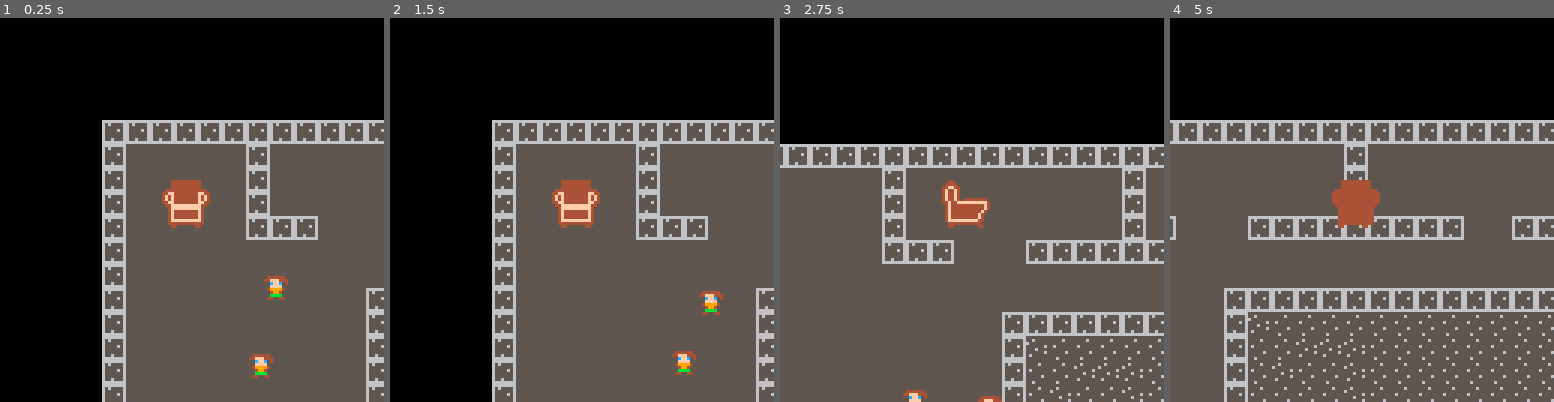
Above: before the commit, frames 1-4 (left to right).
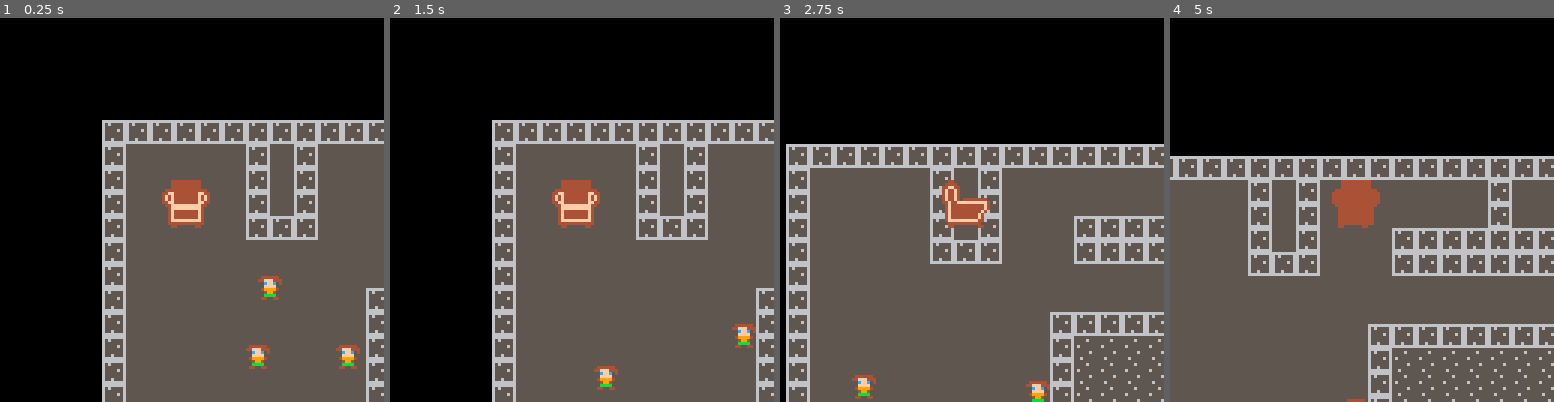
Above: after the commit, the same moments.

Repository: OwlNavi/Chair-for-Hope
Game: PICO-8 cartridge chair_house.p8
Same seed, same stepped clock (60 frames per second), same inputs: the game is played once before the commit and once after it.
Inputs:
- Up to frame 1 (0.25 s): no input
- Up to frame 2 (1.5 s): tap X (X key) at 0.33, 1.07 s; tap O (Z key) at 0.7 s
- Up to frame 3 (2.75 s): hold Right 1.6-2.1 s; tap O (Z key) at 1.7, 2.1, 2.5 s; tap X (X key) at 1.85 s; hold Up 2.15-2.42 s; hold Right from 2.47 s (still down)
- Up to frame 4 (5 s): tap O (Z key) every 0.4 s from 2.9 to 4.9 s; tap X (X key) at 2.97, 4.08 s; release Right at 3.03 s; hold Left 3.08-3.58 s; hold Down 3.63-3.97 s; hold Right 4.02-4.68 s; hold Up from 4.73 s (still down)

The runs differ from the first frame. In frame 1, 1.5% of the frame differs, in the area x 64-94%, y 32-94%; in frame 2, 1.6%; in frame 3, 8.8%; in frame 4, 25%, in the area x 0-100%, y 26-100%.

Commit message:
remade map, added more mobs, fixed mob movement

Diff:
--- a/chair_house.p8
+++ b/chair_house.p8
@@ -11,7 +11,7 @@
 player.bubble_sprite = 34
 player.cm = true //collide map
 player.cw = true //collide world
-
+mobcount = 5
 function move()
 	player.moving = true
 	if player.direction == "left" or
@@ -66,7 +66,7 @@
  end
 
  //draw mobs
- for i=1,2 do
+ for i=1,mobcount do
  	local mob = mobs[i]
  	spr(mob.sprite,
  		mobs[i].x,
@@ -140,7 +140,7 @@
 	end
 
 	//move mobs
-	for c=1,2 do
+	for c=1,mobcount do
 		local mob = mobs[c]
 		local choice = flr(rnd(6))
 
@@ -233,8 +233,9 @@
 end
 -->8
 mobs = {}
-spawn = {50,50, 75, 75}
-for i=1,2 do
+spawn = {50,50, 75, 75, 220, 38,
+	240, 120, 288, 18}
+for i=1,mobcount do
 	local mob = {}
 	mob.sprite = 42
 	mob.speed = 1
@@ -315,26 +316,26 @@
 c111c111111111111c1111cc11111111cccccccc0000000000000000000000000000000000000000000000000000000000000000000000000000000000000000
 cc111111c11111c11111111c11ccc11ccccccccc0000000000000000000000000000000000000000000000000000000000000000000000000000000000000000
 c111111111111100000000b3b3b3b3b3b3b3b3b3b3b3b3b3b3b3b3b3b3b3b3b3b3b3b3b3b3b3b3b3b3b3b3b3b3b3b3b3b3b3b3b3b3b3b3b3b3b3b3b3b3b3b3b3
-464646464646464646464646464646464646464646464646464646464646a6d6d6d6d6d6d6d6d6d6a6464646464646464646a6d6d6a646464646464646464646
-464646464646464646464646464646464646464646464646464646464646464646464646464646464646464646b3b3b3b3b3b3b3b3b3b3b3b3b3b3b3b3b3b3b3
-464646464646464646464646464646464646464646464646464646464646a6d6d6d6d6d6d6d6d6d6a6464646464646464646a6d6d6a64646a6a6a64646464646
-464646464646464646464646464646464646464646464646464646464646464646464646464646464646464646b3b3b3b3b3b3b3b3b3b3b3b3b3b3b3b3b3b3b3
-464646464646464646464646464646464646464646464646464646464646a6d6d6d6d6d6d6d6d6d6a6464646464646a6a6a6a6d6d6a6a6a6a6a6a6a646464646
-464646464646464646464646464646464646464646464646464646464646464646464646464646464646464646b3b3b3b3b3b3b3b3b3b3b3b3b3b3b3b3b3b3b3
-464646464646464646464646464646464646464646464646464646464646a6d6d6d6d6d6d6d6d6d6a6464646464646a6d6d6d6d6d6d6d6d6d6d6d6a646464646
-464646464646464646464646464646464646464646464646464646464646464646464646464646464646464646b3b3b3b3b3b3b3b3b3b3b3b3b3b3b3b3b3b3b3
-464646464646464646464646464646464646464646464646464646464646a6a6a6a6a6a6a6a6a6a6a6464646464646a6d6d6d6d6d6d6d6d6d6d6d6a646464646
-464646464646464646464646464646464646464646464646464646464646464646464646464646464646464646b3b3b3b3b3b3b3b3b3b3b3b3b3b3b3b3b3b3b3
-4646464646464646464646464646464646464646464646464646464646464646464646464646464646464646464646a6d6d6d6d6d6d6d6d6d6d6d6a646464646
-4646464646464646464646b4b4b4b4464646464646464646464646464646464646464646464646464646464646b3b3b3b3b3b3b3b3b3b3b3b3b3b3b3b3b3b3b3
-4646464646464646464646464646464646464646464646464646464646464646464646464646464646464646464646a6d6d6d6d6d6d6d6d6d6d6d6a646464646
-4646464646464646464646b4b4b4b4464646464646464646464646464646464646464646464646464646464646b3b3b3b3b3b3b3b3b3b3b3b3b3b3b3b3b3b3b3
-4646464646464646464646464646464646464646464646464646464646464646464646464646464646464646464646a6a6a6a6a6a6a6a6a6a6a6a6a646464646
-4646464646464646464646b4b4b4b4464646464646464646464646464646464646464646464646464646464646b3b3b3b3b3b3b3b3b3b3b3b3b3b3b3b3b3b3b3
-46464646464646464646464646464646464646464646464646464646464646464646464646464646464646464646464646464646464646464646464646464646
-4646464646464646464646b4b4b4b4464646464646464646464646464646464646464646464646464646464646b3b3b3b3b3b3b3b3b3b3b3b3b3b3b3b3b3b3b3
-46464646464646464646464646464646464646464646464646464646464646464646464646464646464646464646464646464646464646464646464646464646
-4646464646464646464646b4b4b4b4464646464646464646464646464646464646464646464646464646464646b3b3b3b3b3b3b3b3b3b3b3b3b3b3b3b3b3b3b3
+46464646464646464646464646464646464646464646464646464646464646464646464646464646464646464646464646464646464646464646464646464646
+464646464646464646464646464646464646464646464646464646464646464646464646464646464646464646b3b3b3b3b3b3b3b3b3b3b3b3b3b3b3b3b3b3b3
+46464646464646464646464646464646464646464646464646464646464646464646464646464646464646464646464646464646464646464646464646464646
+464646464646464646464646464646464646464646464646464646464646464646464646464646464646464646b3b3b3b3b3b3b3b3b3b3b3b3b3b3b3b3b3b3b3
+46464646464646464646464646464646464646464646464646464646464646464646464646464646464646464646464646464646464646464646464646464646
+464646464646464646464646464646464646464646464646464646464646464646464646464646464646464646b3b3b3b3b3b3b3b3b3b3b3b3b3b3b3b3b3b3b3
+46464646464646464646464646464646464646464646464646464646464646464646464646464646464646464646464646464646464646464646464646464646
+464646464646464646464646464646464646464646464646464646464646464646464646464646464646464646b3b3b3b3b3b3b3b3b3b3b3b3b3b3b3b3b3b3b3
+46464646464646464646464646464646464646464646464646464646464646464646464646464646464646464646464646464646464646464646464646464646
+464646464646464646464646464646464646464646464646464646464646464646464646464646464646464646b3b3b3b3b3b3b3b3b3b3b3b3b3b3b3b3b3b3b3
+46464646464646464646464646464646464646464646464646464646464646464646464646464646464646464646464646464646464646464646464646464646
+464646464646464646464646464646464646464646464646464646464646464646464646464646464646464646b3b3b3b3b3b3b3b3b3b3b3b3b3b3b3b3b3b3b3
+46464646464646464646464646464646464646464646464646464646464646464646464646464646464646464646464646464646464646464646464646464646
+464646464646464646464646464646464646464646464646464646464646464646464646464646464646464646b3b3b3b3b3b3b3b3b3b3b3b3b3b3b3b3b3b3b3
+46464646464646464646464646464646464646464646464646464646464646464646464646464646464646464646464646464646464646464646464646464646
+464646464646464646464646464646464646464646464646464646464646464646464646464646464646464646b3b3b3b3b3b3b3b3b3b3b3b3b3b3b3b3b3b3b3
+46464646464646464646464646464646464646464646464646464646464646464646464646464646464646464646464646464646464646464646464646464646
+464646464646464646464646464646464646464646464646464646464646464646464646464646464646464646b3b3b3b3b3b3b3b3b3b3b3b3b3b3b3b3b3b3b3
+46464646464646464646464646464646464646464646464646464646464646464646464646464646464646464646464646464646464646464646464646464646
+464646464646464646464646464646464646464646464646464646464646464646464646464646464646464646b3b3b3b3b3b3b3b3b3b3b3b3b3b3b3b3b3b3b3
 46464646464646464646464646464646464646464646464646464646464646464646464646464646464646464646464646464646464646464646464646464646
 4646464646464646464646b4b4b4b4b4b4b4b4b4b4b4b4b4b4b4b4b4b4b4b4b4b4b4b4b4b4b4b4b4b4b4b4b4b4b4b4b4b4b4b4b4b4b4b4b4b4b4b4b4b4b4b4b4
 46464646464646464646464646464646464646464646464646464646464646464646464646464646464646464646464646464646464646464646464646464646
@@ -356,35 +357,35 @@
 0000000000000000000000000000000000000000000000000000000000000000000000000000000000000000000000000000000000000000000000000000000000000000000000000000000000000000000000000000000000000000000000000000000000000000000001000000000000000000000000000000000000000000
 0000000000000000000000000000000000000000000000000000000000000000000000000000000000000000000000000000000000000000000000000000000000000000000000000000000000000000000000000000000000000000000000000000000000000000000000000000000000000000000000000000000000000000
 __map__
-6a6a6a6a6a6a6a6a6a6a6a6a6a6a6a6a6a6a6a6a6a6a6a6a6a6a6a6a6a6a6a6a6a6a6a6a6a6a6a6a6a6a6a6a6a646464646464646464646a6a6a6a6a6a6a6a6a64646464646464646464646464646464646464646464646464646464646464646464646464646400000000000000000000000000000000000000000000000000
-6a6d6d6d6d6d6a6d6d6d6d6d6d6d6d6d6a6d6d6d6d6d6d6d6d6d6a6d6d6d6d6d6d6d6a6d6d6d6d6d6d6d6d6d6a6a6a6a6a6a6a6a6a6a6a6a6d6d6d6d6d6d6d6a64646464646464646464646464646464646464646464646464646464646464646464646464646400000000000000000000000000000000000000000000000000
-6a6d6d6d6d6d6a6d6d6d6d6d6d6d6d6d6a6d6d6d6d6d6d6d6d6d6a6d6d6d6d6d6d6d6a6d6d6d6d6d6d6d6d6d6d6d6d6d6d6d6d6d6d6d6d6a6d6d6d6d6d6d6d6a64646464646464646464646464646464646464646464646464646464646464646464646464646400000000000000000000000000000000000000000000000000
-6a6d6d6d6d6d6a6d6d6d6d6d6d6d6d6d6a6d6d6d6d6d6d6d6d6d6a6d6d6d6d6d6d6d6a6d6d6d6d6d6d6d6d6d6d6d6d6d6d6d6d6d6d6d6d6a6d6d6d6d6d6d6d6a646a6a6a6a6a6a6a6464646464646464646464646464646464646464646464646464646464646400000000000000000000000000000000000000000000000000
-6a6d6d6d6d6d6a6a6a6d6d6d6a6a6a6a6a6a6a6a6a6d6d6a6a6a6a6a6d6d6a6d6d6d6a6d6d6d6d6d6d6d6d6d6a6a6a6a6a6a6a6a6a6d6d6a6a6a6d6d6a6a6a6a646a6d6d6d6d6d6a6464646464646464646464646464646464646464646464646464646464646400000000000000000000000000000000000000000000000000
-6a6d6d6d6d6d6d6d6d6d6d6d6d6d6d6d6d6d6d6d6d6d6d6d6d6d6d6d6d6d6a6a6a6a6a6a6a6a6a6a6a6a6d6d6a646464646464646a6d6d6d6d6d6d6d6d6a6464646a6d6d6d6d6d6a6464646464646464646464646464646464646464646464646464646464646400000000000000000000000000000000000000000000000000
-6a6d6d6d6d6d6d6d6d6d6d6d6d6d6d6d6d6d6d6d6d6d6d6d6d6d6d6d6d6d6a646464646a6d6d6d6d6d6d6d6d6a646464646464646a6d6d6d6d6d6d6d6d6a6464646a6d6d6d6d6d6a6464646464646464646464646464646464646464646464646464646464646400000000000000000000000000000000000000000000000000
-6a6d6d6d6d6d6d6d6d6d6d6a6a6a6a6a6a6a6a6a6a6a6a6a6a6a6a6d6d6d6a646464646a6d6d6d6d6d6d6d6d6a646464646464646a6d6d6d6a6a6a6d6d6a6464646a6d6d6d6d6d6a6464646464646464646464646464646464646464646464646464646464646400000000000000000000000000000000000000000000000000
-6a6d6d6d6d6d6d6d6d6d6d6a6e646464646464646464646464646a6d6d6d6a646464646a6d6d6a6a6a6a6a6a6a6a6a6a6a6a6a646a6a6d6d6a646a6d6d6a6a6a6a6a6d6d6d6d6d6a6464646464646464646464646464646464646464646464646464646464646400000000000000000000000000000000000000000000000000
-6a6d6d6d6d6d6d6d6d6d6d6a64646e6e6e6464646464646464646a6d6d6d6a646464646a6d6d6a64646464646a6d6d6d6d6d6a64646a6d6d6a646a6d6d6d6d6d6d6d6d6d6d6d6d6a6464646464646464646464646464646464646464646464646464646464646400000000000000000000000000000000000000000000000000
-6a6d6d6d6d6d6d6d6d6d6d6a646e64646e6464646464646464646a6d6d6d6a646464646a6d6d6a64646464646a6d6d6d6d6d6a6a6a6a6d6d6a646a6d6d6d6d6d6d6d6d6d6d6d6d6a6464646464646464646464646464646464646464646464646464646464646400000000000000000000000000000000000000000000000000
-6a6d6d6d6d6d6d6d6d6d6d6a646464646e6464646464646464646a6d6d6d6a646464646a6d6d6a64646464646a6d6d6d6d6d6d6d6d6d6d6d6a6a646a6a6a6a6a6a6a6d6d6d6d6d6a6464646464646464646464646464646464646464646464646464646464646400000000000000000000000000000000000000000000000000
-6a6d6d6d6d6a6d6d6d6d6d6a6a6a6a6a6a6464646e6e646464646a6d6d6d6a6a6a6a6a6a6d6d6a6a6a6a6a6a6a6d6d6d6d6d6d6d6d6d6d6d6d6a646464646464646a6a6a6a6a6a6a6464646464646464646464646464646464646464646464646464646464646400000000000000000000000000000000000000000000000000
-6a6d6d6d6d6a6d6d6d6d6d6d6d6d6d6d6a6464646e646464646a6a6d6d6d6d6d6d6d6d6d6d6d6d6d6d6d6d6a6a6a6a6a6a6a6a6a6a6a6d6d6d6a64646464646464646464646464646464646464646464646464646464646464646464646464646464646464646400000000000000000000000000000000000000000000000000
-6a6a6a6a6a6a6d6d6d6d6d6d6d6d6d6d6a64646e64646464646a6d6d6d6d6d6d6d6d6d6d6d6d6d6d6d6d6d6a6464646464646464646a6a6d6d6a64646464646464646464646464646464646464646464646464646464646464646464646464646464646464646400000000000000000000000000000000000000000000000000
-6a6d6d6d6d6d6d6d6d6d6d6d6d6d6d6d6a646e6464646464646a6d6d6d6d6d6d6d6d6d6d6d6d6d6d6d6d6d6a646464646464646464646a6d6d6a64646464646464646464646464646464646464646464646464646464646464646464646464646464646464646400000000000000000000000000000000000000000000000000
-6a6d6d6d6d6d6d6d6d6a6a6a6a6d6d6d6a646e6464646464646a6d6d6a6a6a6a6a6a6a6a6a6a6a6a6a6d6d6a646464646a6a6a6a6a6a6a6d6d6a64646a6a6a6a6a646464646464646464646464646464646464646464646464646464646464646464646464646400000000000000000000000000000000000000000000000000
-6a6d6d6d6d6d6d6d6d6a646e6a6d6d6d6a646464646a6a6a6a6a6d6d6a6d6d6464646464646464646a6d6d6a646464646a6d6d6d6d6d6a6d6d6a64646a6d6d6d6a646464646464646464646464646464646464646464646464646464646464646464646464646400000000000000000000000000000000000000000000000000
-6a6d6d6d6a6a6a6a6a6a646e6a6a6d6d6a6a6a6a6a6a6d6d6d6d6d6d6a6d6d6d64646464646464646a6d6d6a646464646a6d6d6d6d6d6a6d6d6a6a6a6a6d6d6d6a646464646464646464646464646464646464646464646464646464646464646464646464646400000000000000000000000000000000000000000000000000
-6a6d6d6d6a6a6a6a6a6a6464646a6d6d6d6d6d6d6d6d6d6d6d6d6d6d6a64646464646464646464646a6d6d6a646464646a6d6d6d6d6d6d6d6d6d6d6d6d6d6d6d6a646464646464646464646464646464646464646464646464646464646464646464646464646400000000000000000000000000000000000000000000000000
-6a6d6d6d6d6d6d6d6d6a6464646a6d6d6d6d6d6d6d6d6d6d6d6d6d6d6a64646464646464646464646a6d6d6a646464646a6d6d6d6d6d6d6d6d6d6d6d6d6d6d6d6a646464646464646464646464646464646464646464646464646464646464646464646464646400000000000000000000000000000000000000000000000000
-6a6d6d6d6d6d6d6d6d6a6464646a6d6d6a6a6a6a6a6a6d6d6d6d6d6d6a64646464646464646464646a6d6d6a646464646a6d6d6d6a6a6a6d6d6a6a6a6a6a6d6d6a646464646464646464646464646464646464646464646464646464646464646464646464646400000000000000000000000000000000000000000000000000
-6a6d6d6d6d6d6d6d6d6a6464646a6d6d6a646464646a6a6a6a6a6a6a6a64646464646464646464646a6d6d6a646464646a6a6a6a6a646a6d6d6a6464646a6a6a6a646464646464646464646464646464646464646464646464646464646464646464646464646400000000000000000000000000000000000000000000000000
-6a6a6a6a6a6a6d6d6d6a6464646a6d6d6a646464646e6464646464646464646464646464646464646a6d6d6a646464646464646464646a6d6d6a64646464646464646464646464646464646464646464646464646464646464646464646464646464646464646400000000000000000000000000000000000000000000000000
-6464646a6a6a6d6d6d6a6464646a6d6d6a64646a6a6a6a6a6a6a6a6a6a6464646a6a6a6a6a6a6a6a6a6d6d6a6a6a6a6a6a6a6a6a6a6a6a6d6d6a6a6a6a64646464646464646464646464646464646464646464646464646464646464646464646464646464646400000000000000000000000000000000000000000000000000
-6464646a6d6d6d6d6d6a6464646a6d6d6a64646a6d6d6d6d6d6d6d6d6a6464646a6d6d6d6d6d6d6d6d6d6d6d6d6d6d6d6d6d6d6d6d6d6d6d6d6d6d6d6a64646464646464646464646464646464646464646464646464646464646464646464646464646464646400000000000000000000000000000000000000000000000000
-6464646a6d6d6d6d6d6a6a6a6a6a6d6d6a6a6a6a6d6d6d6d6d6d6d6d6a6464646a6d6d6d6d6d6d6d6d6d6d6d6d6d6d6d6d6d6d6d6d6d6d6d6d6d6d6d6a64646464646464646464646464646464646464646464646464646464646464646464646464646464646400000000000000000000000000000000000000000000000000
-6464646a6d6d6d6d6d6d6d6d6d6d6d6d6d6d6d6d6d6d6d6d6d6d6d6d6a6464646a6d6d6a6a6a6a6a6a6a6a6a6a6a6a6a6a6a6a6d6d6a6a6a6a6a6a6a6a64646464646464646464646464646464646400000000000000000000000000000000000000000000000000000000000000000000000000000000000000000000000000
-6464646a6d6d6d6d6d6d6d6d6d6d6d6d6d6d6d6d6d6d6d6d6d6d6d6d6a6464646a6d6d6a64646464646464646464646464646a6d6d6a6464646464646464646464646464646464646464646464646400000000000000000000000000000000000000000000000000000000000000000000000000000000000000000000000000
-6464646a6a6a6a6a6a6a6a6a6a6a6a6a6a6a6a6a6d6d6d6d6d6d6d6d6a6464646a6d6d6a64646464646464646464646464646a6d6d6a6464646464646464646464646464646464646464646464646400000000000000000000000000000000000000000000000000000000000000000000000000000000000000000000000000
-646464646464646464646464646464646464646a6d6d6d6d6d6d6d6d6a6464646a6d6d6a64646464646464646464646464646a6d6d6a6464646464646464646464646464646464646464646464646400000000000000000000000000000000000000000000000000000000000000000000000000000000000000000000000000
-6a6a6a6a6a6a6a6a6a6a6a6a6a6a6a6a6a6a6a6a6a6a6a6a6a6a6a6a6a6a6a6a6a6a6a6a6a6a6a6a6a6a6a6a6a6a6a6a6a6a6a6a6a6a6464646464646464646464646464646464646464646464646400000000000000000000000000000000000000000000000000000000000000000000000000000000000000000000000000
+6a6a6a6a6a6a6a6a6a6a6a6a6a6a6a6a6a6a6a6a6a6a6a6a6a6a6a6a6a6a6a6a6a6a6a6a6a6a6a6a6a6a6a6a6a646464646464646464646a6a6a6a6a6a6a6a6a646464646464646a6a6a6a6a6a646464646464646464646464646464646464646464646464646400000000000000000000000000000000000000000000000000
+6a6d6d6d6d6d6a6d6a6d6d6d6d6d6d6d6a6d6d6d6d6d6d6d6d6d6d6d6d6d6d6d6d6d6a6d6d6d6d6d6d6d6d6d6a6a6a6a6a6a6a6a6a6a6a6a646a6d6d6d6d6d6a646464646464646a6d6d6d6d6a64646464646d646464646464646464646464646464646464646400000000000000000000000000000000000000000000000000
+6a6d6d6d6d6d6a6d6a6d6d6d6d6d6d6d6a6d6d6d6d6d6d6d6d6d6d6d6d6d6d6d6d6d6a6d6d6d6d6d6d6d6d6d6d6d6d6d6d6d6d6d6d6d6d6a646a6d6d6d6d6d6a646464646464646a6d6d6d6d6a646464646464646464646464646464646464646464646464646400000000000000000000000000000000000000000000000000
+6a6d6d6d6d6d6a6d6a6d6d6d6a6a6a6a6a6a6a6a6a6d6d6a6a6a6a6d6d6d6d6d6d6d6a6d6d6d6d6a6a6a6d6d6d6d6d6d6d6d6d6d6d6d6d6a646a6d6d6d6d6d6a646a6a6a6a6a6a6a6d6d6d6d6a646464646464646464646464646464646464646464646464646400000000000000000000000000000000000000000000000000
+6a6d6d6d6d6d6a6a6a6d6d6d6a6a6a6a6a6a6a6a6a6d6d6a6a6a6a6d6d6d6d6d6d6d6a6d6d6d6d6a646a6d6d6a6a6a6a6a6a6a6a6a6d6d6a6a6a6d6d6d6a6a6a646a6d6d6d6d6d6d6d6d6d6d6a646d64646464646464646464646464646464646464646464646400000000000000000000000000000000000000000000000000
+6a6d6d6d6d6d6d6d6d6d6d6d6d6d6d6d6d6d6d6d6d6d6d6d6d6d6d6d6d6d6a6a6a6a6a6a6a6a6a6a6a6a6d6d6a646464646464646a6d6d6d6d6d6d6d6d6a6464646a6d6d6d6d6d6d6d6d6d6d6a646464646464646464646464646464646464646464646464646400000000000000000000000000000000000000000000000000
+6a6d6d6d6d6d6d6d6d6d6d6d6d6d6d6d6d6d6d6d6d6d6d6d6d6d6d6d6d6d6a646464646a6d6d6d6d6d6d6d6d6a646464646464646a6d6d6d6d6d6d6d6d6a6464646a6d6d6d6d6d6d6d6d6d6d6a646464646464646464646464646464646464646464646464646400000000000000000000000000000000000000000000000000
+6a6d6d6d6d6d6d6d6d6d6d6a6a6a6a6a6a6a6a6a6a6a6a6a6a6a6a6d6d6d6a646464646a6d6d6d6d6d6d6d6d6a646464646464646a6d6d6d6a6a6a6d6d6a6464646a6d6d6d6d6d6a6a6a6a6a6a646464646464646464646464646464646464646464646464646400000000000000000000000000000000000000000000000000
+6a6d6d6d6d6d6d6d6d6d6d6a64646464646464646464646464646a6d6d6d6a646464646a6d6d6a6a6a6a6a6a6a6a6a6a6a6a6a646a6a6d6d6a646a6d6d6a6a6a6a6a6d6d6d6d6d6a6a6d6d6d6a646464646464646464646464646464646464646464646464646400000000000000000000000000000000000000000000000000
+6a6d6d6d6d6d6d6d6d6d6d6a64646464646464646464646464646a6d6d6d6a646464646a6d6d6a64646464646a6d6d6d6d6d6a64646a6d6d6a646a6d6d6d6d6d6d6d6d6d6d6d6d6a6a6d6d6d6a646464646464646464646464646464646464646464646464646400000000000000000000000000000000000000000000000000
+6a6d6d6d6d6d6d6d6d6d6d6a64646464646464646464646464646a6d6d6d6a646464646a6d6d6a64646464646a6d6d6d6d6d6a6a6a6a6d6d6a646a6d6d6d6d6d6d6d6d6d6d6d6d6d6d6d6d6d6a646464646464646464646464646464646464646464646464646400000000000000000000000000000000000000000000000000
+6a6d6d6d6d6d6d6d6d6d6d6a646464646e6464646464646464646a6d6d6d6a646464646a6d6d6a64646464646a6d6d6d6d6d6d6d6d6d6d6d6a6a6a6a6a6a6a6a6a6a6d6d6d6d6d6d6d6d6d6d6a646464646464646464646464646464646464646464646464646400000000000000000000000000000000000000000000000000
+6a6a6a6a6a6a6d6d6d6d6d6a6a6a6a6a6a6464646464646464646a6d6d6d6a6a6a6a6a6a6d6d6a6a6a6a6a6a6a6d6d6d6d6d6d6d6d6d6d6d6d6a6d6d6d6d6d6d6d6a6a6a6a6a6a6a6a6a6a6a6a646464646464646464646464646464646464646464646464646400000000000000000000000000000000000000000000000000
+6a6d6d6d6d6a6d6d6d6d6d6d6d6d6d6d6a64646464646464646a6a6d6d6d6d6d6d6d6d6d6d6d6d6d6d6d6d6a6a6a6a6a6a6a6a6a6a6a6d6d6d6a6d6d6d6d6d6d6d6d6d6d6a6a6d6d6d6a6a6a6a646464646464646464646464646464646464646464646464646400000000000000000000000000000000000000000000000000
+6a6a6a6a6a6a6d6d6d6d6d6d6d6d6d6d6a64646464646464646a6d6d6d6d6d6d6d6d6d6d6d6d6d6d6d6d6d6a6464646464646464646a6a6d6d6a6d6d6d6d6d6d6d6d6d6d6a6a6d6d6d6a6a6a6a646464646464646464646464646464646464646464646464646400000000000000000000000000000000000000000000000000
+6a6d6d6d6d6d6d6d6d6d6d6d6d6d6d6d6a64646464646464646a6d6d6d6d6d6d6d6d6d6d6d6d6d6d6d6d6d6a646464646464646464646a6d6d6a6d6d6d6d6d6d6d6d6d6d6a6a6d6d6d6a6a6a6a646464646464646464646464646464646464646464646464646400000000000000000000000000000000000000000000000000
+6a6d6d6d6d6d6d6d6d6a6a6a6a6d6d6d6a646e6464646464646a6d6d6a6a6a6a6a6a6a6a6a6a6a6a6a6d6d6a646464646a6a6a6a6a646a6d6d6a6d6d6a6a6a6a6a6d6d6d6a6a6d6d6d6a6a6a6a646464646464646464646464646464646464646464646464646400000000000000000000000000000000000000000000000000
+6a6d6d6d6d6d6d6d6d6a646e6a6d6d6d6a646464646a6a6a6a6a6d6d6a6d6d6d6d6d6d6d6d6d6d6d6a6d6d6a646464646a6d6d6d6a646a6d6d6a6d6d6a6d6d6d6a6d6d6d6d6d6d6d6d6d6d6d6a646464646464646464646464646464646464646464646464646400000000000000000000000000000000000000000000000000
+6a6d6d6d6a6a6a6a6a6a646e6a6a6d6d6a6a6a6a6a6a6d6d6d6d6d6d6a6d6d6d6d6d6d6d6d6d6d6d6a6d6d6a646464646a6d6d6d6a6a6a6d6d6a6a6a6a6d6d6d6a6d6d6d6d6d6d6d6d6d6d6d6a646464646464646464646464646464646464646464646464646400000000000000000000000000000000000000000000000000
+6a6d6d6d6a6a6a6a6a6a6464646a6d6d6d6d6d6d6d6d6d6d6d6d6d6d6a6d6d6d6d6d6d6d6d6d6d6d6a6d6d6a646464646a6d6d6d6d6d6d6d6d6d6d6d6d6d6d6d6a6a6a6a6a6a6a6a6a6a6d6d6a646464646464646464646464646464646464646464646464646400000000000000000000000000000000000000000000000000
+6a6d6d6d6d6d6d6d6d6a6464646a6d6d6d6d6d6d6d6d6d6d6d6d6d6d6a6d6d6d6d6d6d6d6d6d6d6d6a6d6d6a646464646a6d6d6d6d6d6d6d6d6d6d6d6d6d6d6d6a6a6a6a6a6a6a6a6a6a6d6d6a646464646464646464646464646464646464646464646464646400000000000000000000000000000000000000000000000000
+6a6d6d6d6d6d6d6d6d6a6464646a6d6d6a6a6a6a6a6a6d6d6d6d6d6d6a6d6d6d6d6d6d6d6d6d6d6d6a6d6d6a646464646a6d6d6d6a6a6a6d6d6a6a6a6a6a6d6d6a6d6d6d6d6d6d6d6d6d6d6d6a64646d646464646464646464646464646464646464646464646400000000000000000000000000000000000000000000000000
+6a6d6d6d6d6d6d6d6d6a6464646a6d6d6a646464646a6a6a6a6a6a6a6a6d6d6d6d6d6d6d6d6d6d6d6a6d6d6a646464646a6a6a6a6a646a6d6d6a64646a6a6a6a6a6d6d6d6d6d6d6d6d6d6d6d6a646464646464646464646464646464646464646464646464646400000000000000000000000000000000000000000000000000
+6a6a6a6a6a6a6d6d6d6a6464646a6d6d6a646464646e6464646464646a6d6d6d6d6d6d6d6d6d6d6d6a6d6d6a646464646464646464646a6d6d6a64646a6d6d6d6d6d6d6d6a6a6a6a6a6a6a6a6a646464646464646464646464646464646464646464646464646400000000000000000000000000000000000000000000000000
+6464646a6a6a6d6d6d6a6464646a6d6d6a64646a6a6a6a6a6a6a6a6a6a6d6d6a6a6a6a6a6a6a6a6a6a6d6d6a6a6a6a6a6a6a6a6a6a6a6a6d6d6a6a6a6a6d6d6d6d6d6d6d6a6a6a6a6a6a6a6a6a646464646464646464646464646464646464646464646464646400000000000000000000000000000000000000000000000000
+6464646a6d6d6d6d6d6a6464646a6d6d6a64646a6d6d6d6d6d6d6d6a6a6d6d6a6a6d6d6d6d6d6d6d6d6d6d6d6d6d6d6d6d6d6d6d6d6d6d6d6d6d6d6d6a6d6d6d6d6d6d6d6d6d6d6d6d6d6d6d6a646464646464646464646464646464646464646464646464646400000000000000000000000000000000000000000000000000
+6464646a6d6d6d6d6d6a6a6a6a6a6d6d6a6a6a6a6d6d6d6d6d6d6d6a6a6d6d6a6a6d6d6d6d6d6d6d6d6d6d6d6d6d6d6d6d6d6d6d6d6d6d6d6d6d6d6d6a6d6d6a6a6d6d6d6d6d6d6d6d6d6d6d6a646464646464646464646464646464646464646464646464646400000000000000000000000000000000000000000000000000
+6464646a6d6d6d6d6d6d6d6d6d6d6d6d6d6d6d6d6d6d6d6d6d6d6d6a6a6d6d6a6a6d6d6a6a6a6a6a6a6a6a6a6a6a6a6a6a6a6a6d6d6a6a6a6a6a6a6a6a6a6a6a6a6d6d6d6a6a6a6a6a6a6a6a6a646464646464646464646464646464646464000000000000000000000000000000000000000000000000000000000000000000
+6464646a6d6d6d6d6d6d6d6d6d6d6d6d6d6d6d6d6d6d6d6d6d6d6d6a6a6d6d6a6a6d6d6a64646464646464646464646464646a6d6d6a6a6d6d6d6d6d6d6d6d6d6d6d6d6d6a6a6d6d6d6d6d6d6a646464646464646464646464646464646464000000000000000000000000000000000000000000000000000000000000000000
+6464646a6a6a6a6a6a6a6a6a6a6a6a6a6a6a6a6a6d6d6d6d6d6d6d6d6d6d6d6d6d6d6d6a64646464646464646464646464646a6d6d6d6d6d6d6d6d6d6d6d6d6d6d6d6d6d6d6d6d6d6d6d6d6d6a646464646464646464646464646464646464000000000000000000000000000000000000000000000000000000000000000000
+646464646464646464646464646464646464646a6d6d6d6d6d6d6d6d6d6d6d6d6d6d6d6a64646464646464646464646464646a6d6d6d6d6d6d6d6d6d6d6d6d6d6d6d6d6d6d6d6d6d6d6d6d6d6a646464646464646464646464646464646464000000000000000000000000000000000000000000000000000000000000000000
+6a6a6a6a6a6a6a6a6a6a6a6a6a6a6a6a6a6a6a6a6a6a6a6a6a6a6a6a6a6a6a6a6a6a6a6a6a6a6a6a6a6a6a6a6a6a6a6a6a6a6a6a6a6a6a6a6a6a6a6a6a6a6a6a6a6a6a6a6a6a6a6a6a6a6a6a6a646464646464646464646464646464646464000000000000000000000000000000000000000000000000000000000000000000
